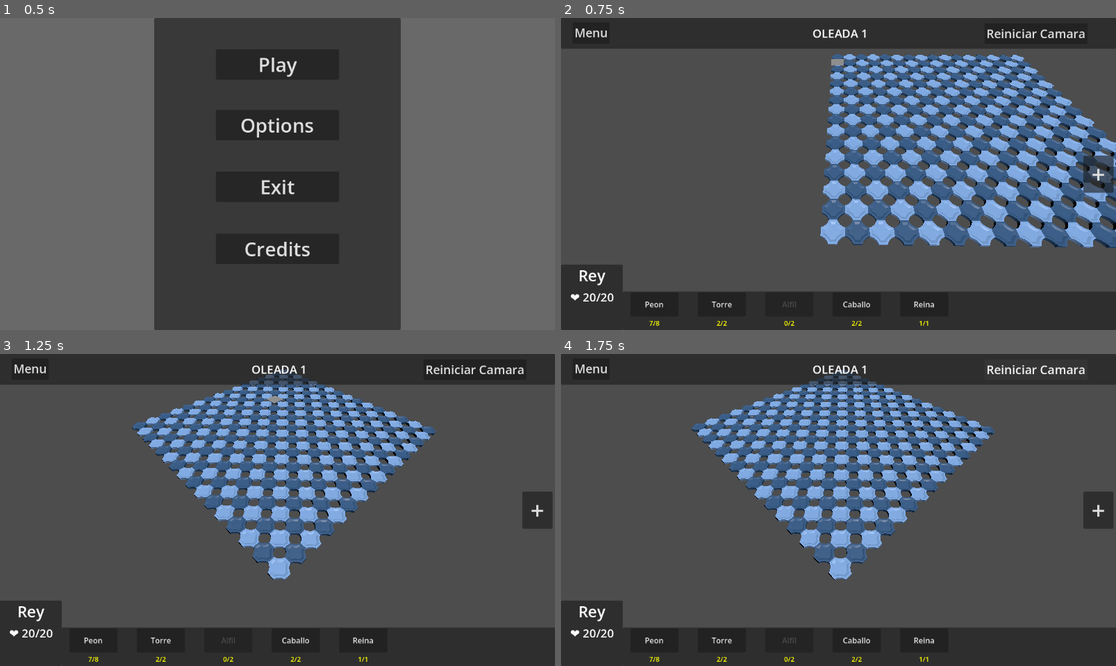
Above: before the commit, frames 1-4 (two rows, left to right).
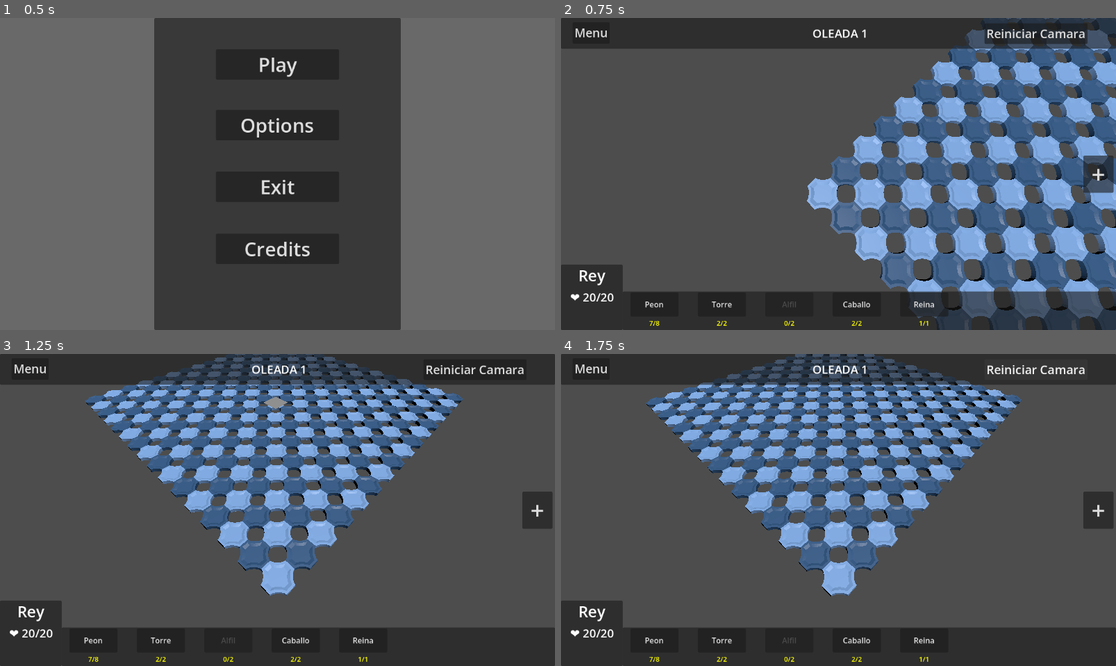
Above: after the commit, the same moments.

Repository: lu8dcf/zancho
Game: Godot game, scene res://scenes/ui/main.tscn
The game is run twice, just before and just after one commit, with the same random seed, the same clock (stepped at 60 frames per second) and the same inputs.
Inputs:
- Up to frame 1 (0.5 s): no input
- Up to frame 2 (0.75 s): click "Play" at 0.5 s
- Up to frame 3 (1.25 s): no input
- Up to frame 4 (1.75 s): click "Reiniciar Camara" at 1.25 s

Frame 1 is identical in both runs. In frame 2, 32% of the frame differs, in the area x 44-100%, y 0-100%; in frame 3, 20%; in frame 4, 20%.

Commit message:
correcciones de tablero,camra 3d

Diff:
--- a/scenes/levels/camera_3d.gd
+++ b/scenes/levels/camera_3d.gd
@@ -14,9 +14,9 @@
 @export var distancia_minima_suelo :float = 1.0
 
 # Variables de estado interno
-var rotacion_actual : Vector2 = Vector2(-53, -46)  # Ángulo inicial de la cámara
+var rotacion_actual : Vector2 = Vector2(-53, -44)  # Ángulo inicial de la cámara
 var posicion_objetivo : Vector3
-var zoom_actual : float = 12.0
+var zoom_actual : float = 8.0
 var mouse_capturado : bool = false
 
 # Referencias
@@ -42,7 +42,15 @@
 		return gestor_tablero.obtener_centro_tablero()
 
 	# Si no se encuentra, usar posición por defecto para tablero 16x16
-	return Vector3(0.45, 7.19, 29.32)
+	return Vector3(0.66, 5.19, 29.32)
+
+func reiniciar_posicion():
+	posicion_objetivo = centro_tablero
+	# Aplicar rotación inicial
+	rotation_degrees = Vector3(rotacion_actual.x, rotacion_actual.y, 0)
+
+	# Capturar mouse para mejor control (opcional)
+	Input.set_mouse_mode(Input.MOUSE_MODE_VISIBLE)
 
 func _input(evento):
 	if Input.is_key_pressed(KEY_SPACE):
@@ -53,7 +61,7 @@
 		info_texto += "Objetivo: " + str(posicion_objetivo.snapped(Vector3(0.01, 0.01, 0.01))) + "\n"
 		info_texto += "Zoom: " + str(zoom_actual).pad_decimals(1) + "\n"
 		print(info_texto)
-		posicion_objetivo = centro_tablero
+
 
 
 	# Manejar zoom con rueda del mouse
--- a/scenes/levels/level.tscn
+++ b/scenes/levels/level.tscn
@@ -8,7 +8,7 @@
 script = ExtResource("1_377w7")
 
 [node name="Camera3D" type="Camera3D" parent="." unique_id=186131115]
-transform = Transform3D(1, 0, 0, 0, 0.8462397, 0.53280246, 0, -0.53280246, 0.8462397, 16.718485, 14.827033, 40.35907)
+transform = Transform3D(1, 0, 0, 0, 0.8462397, 0.53280246, 0, -0.53280246, 0.8462397, 16.718485, 14.827033, 23.68975)
 script = ExtResource("2_bovvr")
 
 [node name="DirectionalLight3D" type="DirectionalLight3D" parent="." unique_id=921601678]
--- a/scenes/tablero/gestorTablero.tscn
+++ b/scenes/tablero/gestorTablero.tscn
@@ -1,6 +1,6 @@
 [gd_scene format=3 uid="uid://cm64e14y2btcw"]
 
-[ext_resource type="Script" uid="uid://dahjxui65dc6g" path="res://scenes/tablero/gestor_tablero.gd" id="1_0y281"]
+[ext_resource type="Script" uid="uid://dahjxui65dc6g" path="res://scenes/tablero/gestorTablero.gd" id="1_0y281"]
 [ext_resource type="PackedScene" uid="uid://dfyyiy6ccyjmr" path="res://scenes/tablero/baldosa.tscn" id="2_se8t3"]
 [ext_resource type="PackedScene" uid="uid://cv1vvwtvmlv0n" path="res://assets/modelos/baldosa1.glb" id="3_2caju"]
 [ext_resource type="PackedScene" uid="uid://cxvwh4mp4bg43" path="res://assets/modelos/baldosa2.glb" id="4_dlwah"]
--- a/scenes/ui/hud.gd
+++ b/scenes/ui/hud.gd
@@ -16,8 +16,6 @@
 @onready var tienda_botones = $Control/PanelTienda/ContenedorTienda
 @onready var monedas_label = $Control/PanelTienda/monedas
 
-#señales
-signal reiniciarCamara()
 
 func _ready():
 	# ocultar la tienda
@@ -60,4 +58,7 @@
 
 
 func _on_boton_reiniciar_camara_pressed() -> void:
-	print("hola, trabajo en esto")
+	var camara = get_tree().get_first_node_in_group("camara_principal")
+
+	if camara and camara is CamaraLibre3D:
+		camara.reiniciar_posicion()
Renamed: scenes/tablero/gestor_tablero.gd -> scenes/tablero/gestorTablero.gd
Renamed: scenes/tablero/gestor_tablero.gd.uid -> scenes/tablero/gestorTablero.gd.uid
